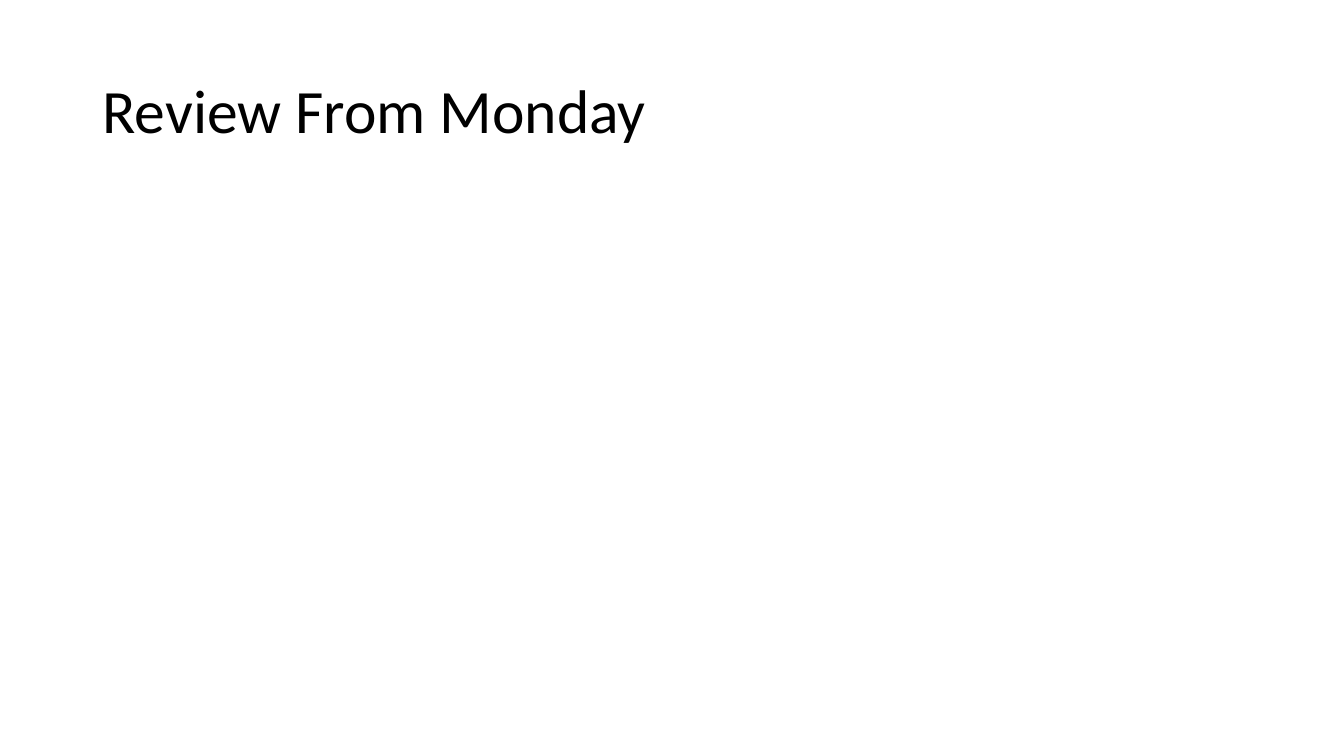
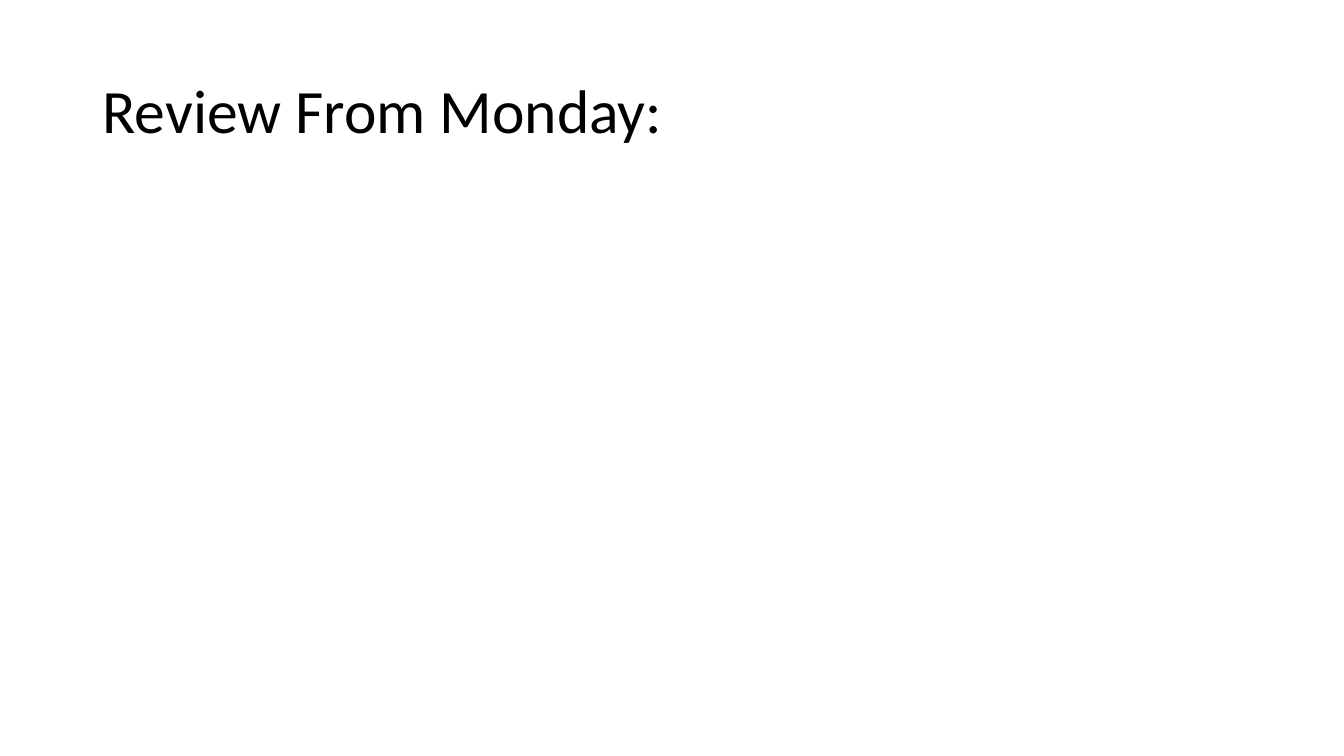
Before and after one commit to Jarred6068/UI_STAT251-03_Spring_2024, a slide deck: slide 2 of docs/lecture_slides/Week 8/Week8_Lecture16_Slides_2_28_2024.pptx. Drawn at 1344x756 pixels with LibreOffice and Linux fonts; fonts in the diff are those of the drawing. Boxes give left, top, right and bottom in pixels: in the first picture for what was removed or moved away, otherwise in the second. Text is boxed around its words. In the diff, an @@ line names an element or a change of style, - is before the commit and + after.

Commit message:
updated slides

```diff
--- a/docs/lecture_slides/Week 8/Week8_Lecture16_Slides_2_28_2024.pptx
+++ b/docs/lecture_slides/Week 8/Week8_Lecture16_Slides_2_28_2024.pptx
@@ title at [102, 90, 663, 143]: text changed @@
-Review From Monday
+Review From Monday:
```
Also in this commit, not shown: 1 other slide changed, 1 slide added, 6 slides removed, 5 other files.
